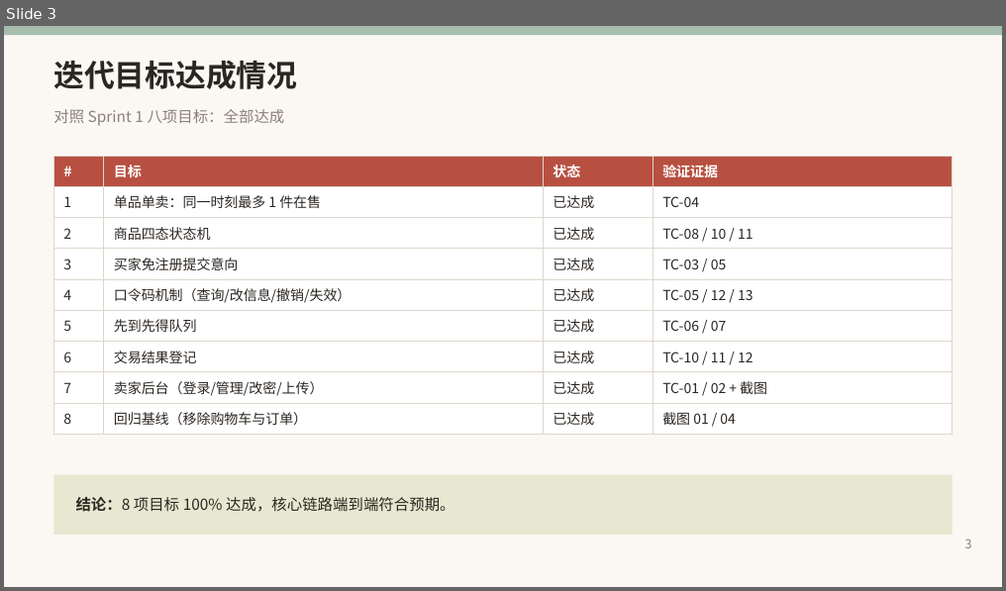
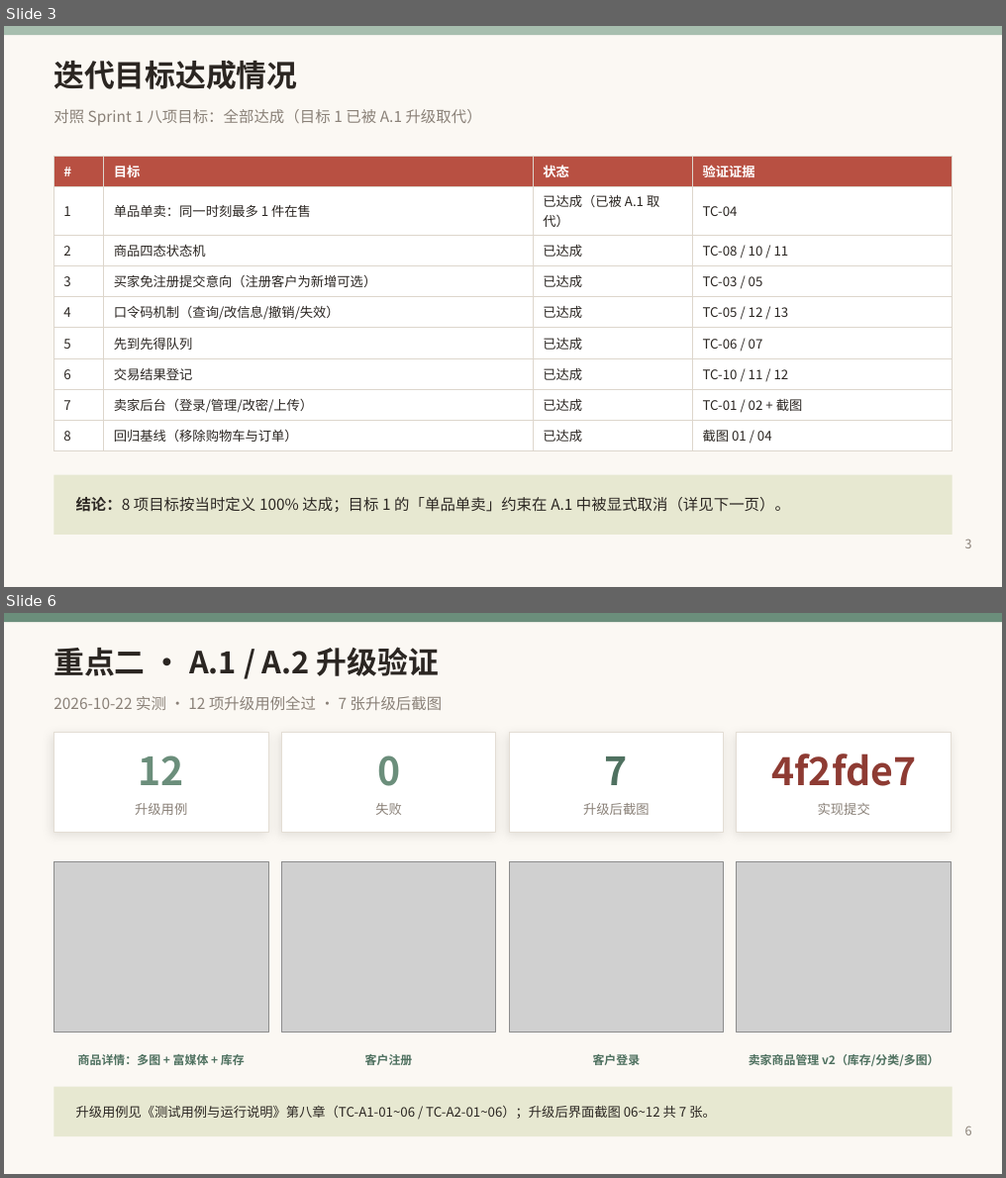
Before and after one commit to kaskk345/pingxixi-online-shoppingplatform, a slide deck: docs/media/第二周_第二次评审_讲述版.pptx. Shown one above the other, each under a label of ours: slide 3 before the commit, slides 3 and 6 after it; the slides between them are not shown. The pictures are 1006x591 and 1006x1178 pixels, drawn with LibreOffice and Linux fonts; fonts in the diff are those of the drawing; grey boxes stand for pictures. Boxes give left, top, right and bottom in pixels: in the first picture for what was removed or moved away, otherwise in the second. Text is boxed around its words. In the diff, an @@ line names an element or a change of style, - is before the commit and + after.

```diff
--- a/docs/media/第二周_第二次评审_讲述版.pptx
+++ b/docs/media/第二周_第二次评审_讲述版.pptx
@@ slide 6 added at (4,613,1002,1174), background #FBF8F3 @@
@@ rectangle added at (4,613,1002,622), fill #6B8E7B @@
@@ text added at (54,647,439,676), 22 pt, text #2B2622, bold @@
+重点二 · A.1 / A.2 升级验证
@@ text added at (54,696,443,710), 11 pt, text #8A8178 @@
+2026-10-22 实测 · 12 项升级用例全过 · 7 张升级后截图
@@ rectangle added at (54,733,268,833), fill #FFFFFF, outline #E3DDD4 0.75 pt @@
@@ text added at (139,756,184,785), 28 pt, text #6B8E7B, bold @@
+12
@@ rectangle added at (281,733,496,833), fill #FFFFFF, outline #E3DDD4 0.75 pt @@
@@ text added at (377,756,400,786), 28 pt, text #6B8E7B, bold @@
+0
@@ rectangle added at (509,733,724,833), fill #FFFFFF, outline #E3DDD4 0.75 pt @@
@@ text added at (605,757,628,785), 28 pt, text #4F7160, bold @@
+7
@@ rectangle added at (737,733,951,833), fill #FFFFFF, outline #E3DDD4 0.75 pt @@
@@ text added at (771,754,916,786), 28 pt, text #8E3B33, bold @@
+4f2fde7
@@ text added at (135,803,187,815), 9.5 pt, text #8A8178 @@
+升级用例
@@ text added at (375,803,402,815), 9.5 pt, text #8A8178 @@
+失败
@@ text added at (583,803,648,815), 9.5 pt, text #8A8178 @@
+升级后截图
@@ text added at (818,803,870,815), 9.5 pt, text #8A8178 @@
+实现提交
@@ picture added at (54,862,268,1032) @@
@@ picture added at (281,862,496,1032) @@
@@ picture added at (509,862,724,1032) @@
@@ picture added at (737,862,951,1032) @@
@@ text added at (78,1055,245,1065), 8.5 pt, text #4F7160, bold @@
+商品详情：多图 + 富媒体 + 库存
@@ text added at (365,1055,413,1065), 8.5 pt, text #4F7160, bold @@
+客户注册
@@ text added at (593,1055,641,1065), 8.5 pt, text #4F7160, bold @@
+客户登录
@@ text added at (748,1055,939,1066), 8.5 pt, text #4F7160, bold @@
+卖家商品管理 v2（库存/分类/多图）
@@ rectangle added at (54,1087,952,1137), fill #E7E8D1 @@
@@ text added at (76,1105,716,1119), 9.5 pt, text #2B2622 @@
+升级用例见《测试用例与运行说明》第八章（TC-A1-01~06 / TC-A2-01~06）；升级后界面截图 06~12 共 7 张。
@@ text added at (965,1126,972,1136), 9 pt, text #8A8178 @@
+6
@@ slide 3 changed as well @@
@@ text at (54,109,482,126): text changed @@
-对照 Sprint 1 八项目标：全部达成
+对照 Sprint 1 八项目标：全部达成（目标 1 已被 A.1 升级取代）
@@ table at (54,156,952,446) @@
-row 2, column 3: 已达成
+row 2, column 3: 已达成（已被 A.1 取代）
-row 4, column 2: 买家免注册提交意向
+row 4, column 2: 买家免注册提交意向（注册客户为新增可选）
@@ size 10 to 9.5 pt in "#", "目标", "状态", "验证证据" and 30 more places @@
@@ text at (76,497,790,512): text changed @@
-结论：8 项目标 100% 达成，核心链路端到端符合预期。
+结论：8 项目标按当时定义 100% 达成；目标 1 的「单品单卖」约束在 A.1 中被显式取消（详见下一页）。
```
Also in this commit, not shown: 8 other slides changed, 3 other slides added, 2 slides removed, 16 other files.
